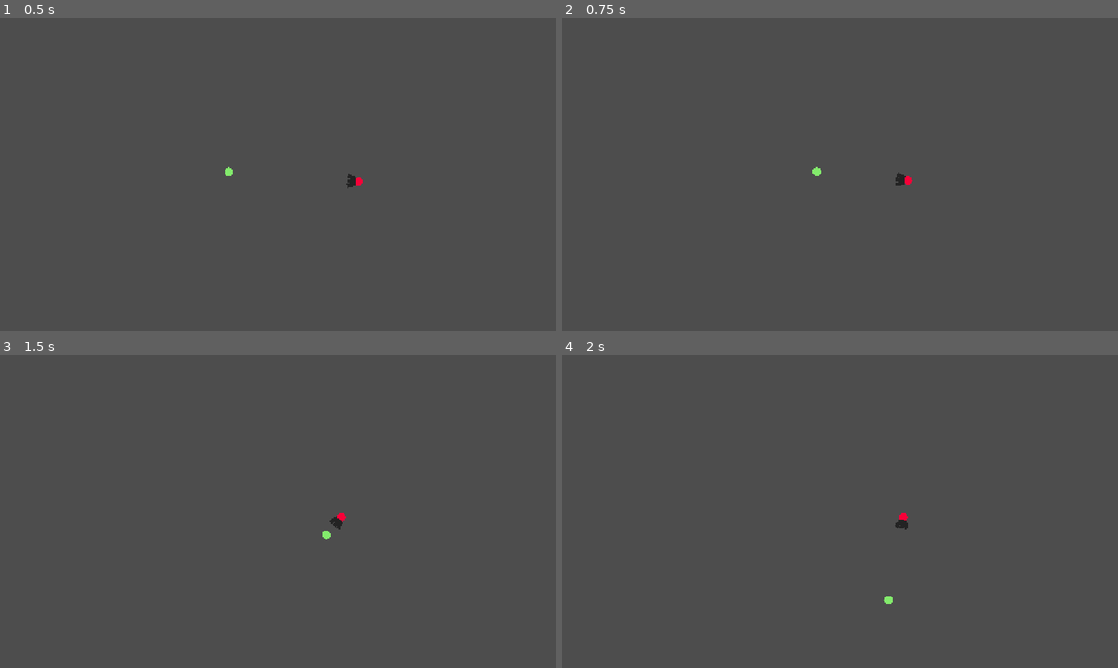
Above: before the commit, frames 1-4 (two rows, left to right).
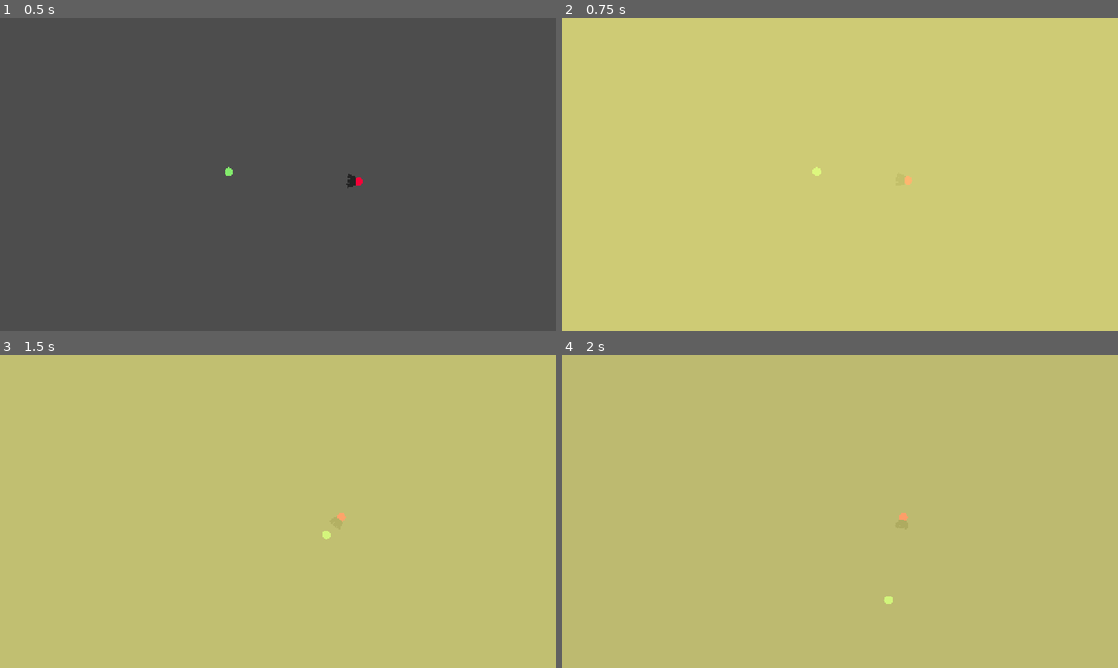
Above: after the commit, the same moments.

Repository: ktosox/GWJ80
Game: Godot game, scene res://bullet/bullet_testing_arena.tscn
The game is run twice, just before and just after one commit, with the same random seed, the same clock (stepped at 60 frames per second) and the same inputs. This scene is started directly instead of the project's main scene.
Inputs:
- Up to frame 1 (0.5 s): no input
- Up to frame 2 (0.75 s): tap Enter (ui_accept) at 0.5 s; hold D (right) from 0.53 s (still down); hold Enter (ui_accept) from 0.53 s (still down)
- Up to frame 3 (1.5 s): release D (right) at 1.28 s; release Enter (ui_accept) at 1.28 s; hold Down (down) from 1.28 s (still down); tap Enter (ui_accept) at 1.35 s
- Up to frame 4 (2 s): keep holding Down (down); tap Enter (ui_accept) at 1.52, 1.82 s

Frame 1 is identical in both runs. In frame 2, 100% of the frame differs, in the area x 0-100%, y 0-100%; in frame 3, 100%; in frame 4, 100%.
Error in both runs: Invalid access to property or key 'lose' on a base object of type 'Window'. (res://enemy/enemy.gd:36)

Commit message:
added the screen cleaner effect

Diff:
--- a/Game/bullet/bullet.tscn
+++ b/Game/bullet/bullet.tscn
@@ -10,7 +10,7 @@
 [sub_resource type="CircleShape2D" id="CircleShape2D_k2aps"]
 radius = 80.0
 
-[node name="Bullet" type="RigidBody2D"]
+[node name="Bullet" type="RigidBody2D" groups=["Bullet"]]
 collision_layer = 16
 collision_mask = 14
 lock_rotation = true
--- a/Game/bullet/bullet_testing_arena.gd
+++ b/Game/bullet/bullet_testing_arena.gd
@@ -5,3 +5,9 @@
 	GameManager.set_health(100)
 	$EnemySpawner.enemy_group_node = self
 	$EnemySpawner.spawn_enemy(1)
+
+
+func _input(event: InputEvent) -> void:
+	if event.is_action_pressed("ui_accept"):
+		var new_flash = load("res://special/screen_cleaner.tscn").instantiate()
+		add_child(new_flash)
--- /dev/null
+++ b/Game/special/screen_cleaner.gd
@@ -0,0 +1,9 @@
+extends Node2D
+
+
+func _ready():
+
+	for bullet in get_tree().get_nodes_in_group("Bullet"):
+		bullet.queue_free()
+
+	pass
--- /dev/null
+++ b/Game/special/screen_cleaner.tscn
@@ -0,0 +1,79 @@
+[gd_scene load_steps=5 format=3 uid="uid://hkdnsmkkxp8a"]
+
+[ext_resource type="Script" uid="uid://xra4jkcbof3q" path="res://special/screen_cleaner.gd" id="1_27f8i"]
+
+[sub_resource type="Animation" id="Animation_27f8i"]
+resource_name = "new_animation"
+length = 0.7
+tracks/0/type = "value"
+tracks/0/imported = false
+tracks/0/enabled = true
+tracks/0/path = NodePath("ColorRect:modulate")
+tracks/0/interp = 1
+tracks/0/loop_wrap = true
+tracks/0/keys = {
+"times": PackedFloat32Array(0, 0.7),
+"transitions": PackedFloat32Array(0.5, 1),
+"update": 0,
+"values": [Color(1, 1, 1, 1), Color(1, 1, 1, 0)]
+}
+tracks/1/type = "method"
+tracks/1/imported = false
+tracks/1/enabled = true
+tracks/1/path = NodePath(".")
+tracks/1/interp = 1
+tracks/1/loop_wrap = true
+tracks/1/keys = {
+"times": PackedFloat32Array(0.7),
+"transitions": PackedFloat32Array(1),
+"values": [{
+"args": [],
+"method": &"queue_free"
+}]
+}
+
+[sub_resource type="Animation" id="Animation_868eg"]
+length = 0.001
+tracks/0/type = "value"
+tracks/0/imported = false
+tracks/0/enabled = true
+tracks/0/path = NodePath("ColorRect:modulate")
+tracks/0/interp = 1
+tracks/0/loop_wrap = true
+tracks/0/keys = {
+"times": PackedFloat32Array(0),
+"transitions": PackedFloat32Array(1),
+"update": 0,
+"values": [Color(1, 1, 1, 1)]
+}
+
+[sub_resource type="AnimationLibrary" id="AnimationLibrary_dv5fj"]
+_data = {
+&"RESET": SubResource("Animation_868eg"),
+&"new_animation": SubResource("Animation_27f8i")
+}
+
+[node name="ScreenCleaner" type="Node2D"]
+script = ExtResource("1_27f8i")
+
+[node name="FlashAnimator" type="AnimationPlayer" parent="."]
+libraries = {
+&"": SubResource("AnimationLibrary_dv5fj")
+}
+autoplay = "new_animation"
+
+[node name="ColorRect" type="ColorRect" parent="."]
+custom_minimum_size = Vector2(3000, 2000)
+anchors_preset = 8
+anchor_left = 0.5
+anchor_top = 0.5
+anchor_right = 0.5
+anchor_bottom = 0.5
+offset_left = -1000.0
+offset_top = -1000.0
+offset_right = 1000.0
+offset_bottom = 1000.0
+grow_horizontal = 2
+grow_vertical = 2
+mouse_filter = 2
+color = Color(0.999999, 0.9825, 0.519097, 1)
Not shown, added: Game/special/screen_cleaner.gd.uid
